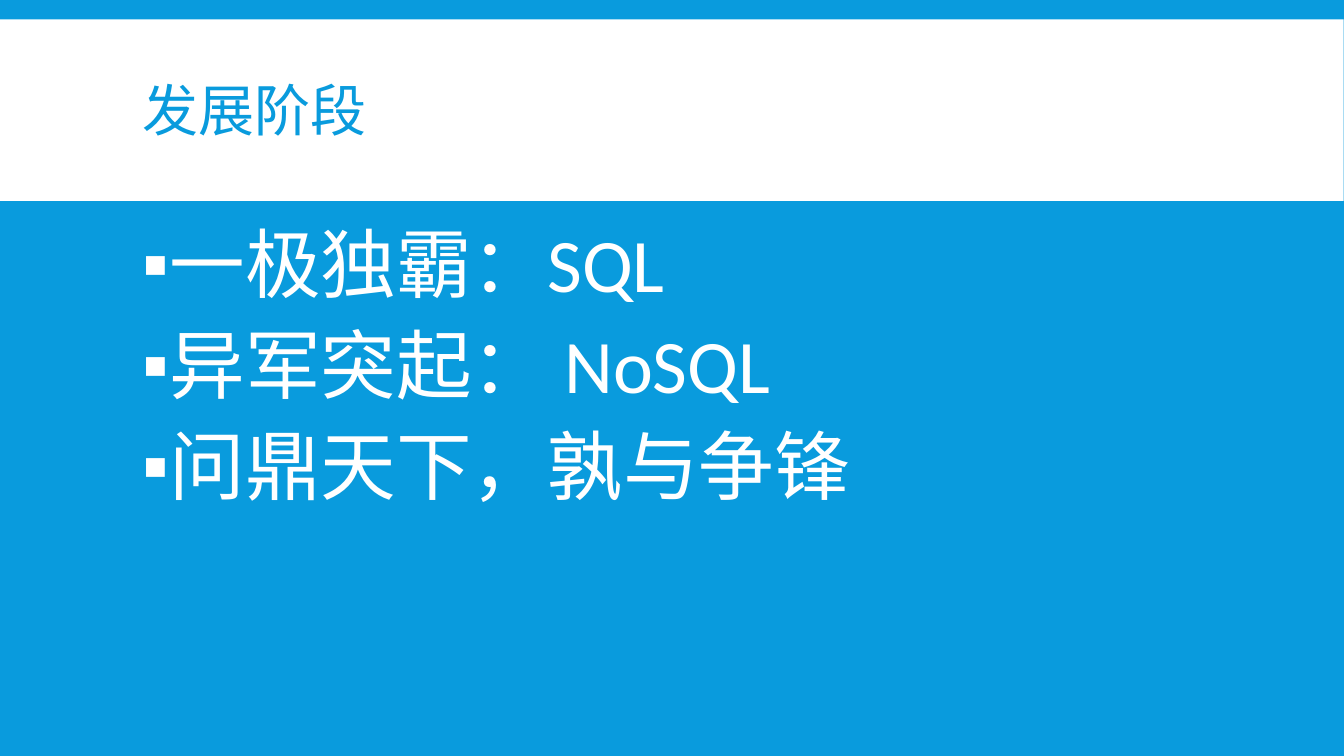
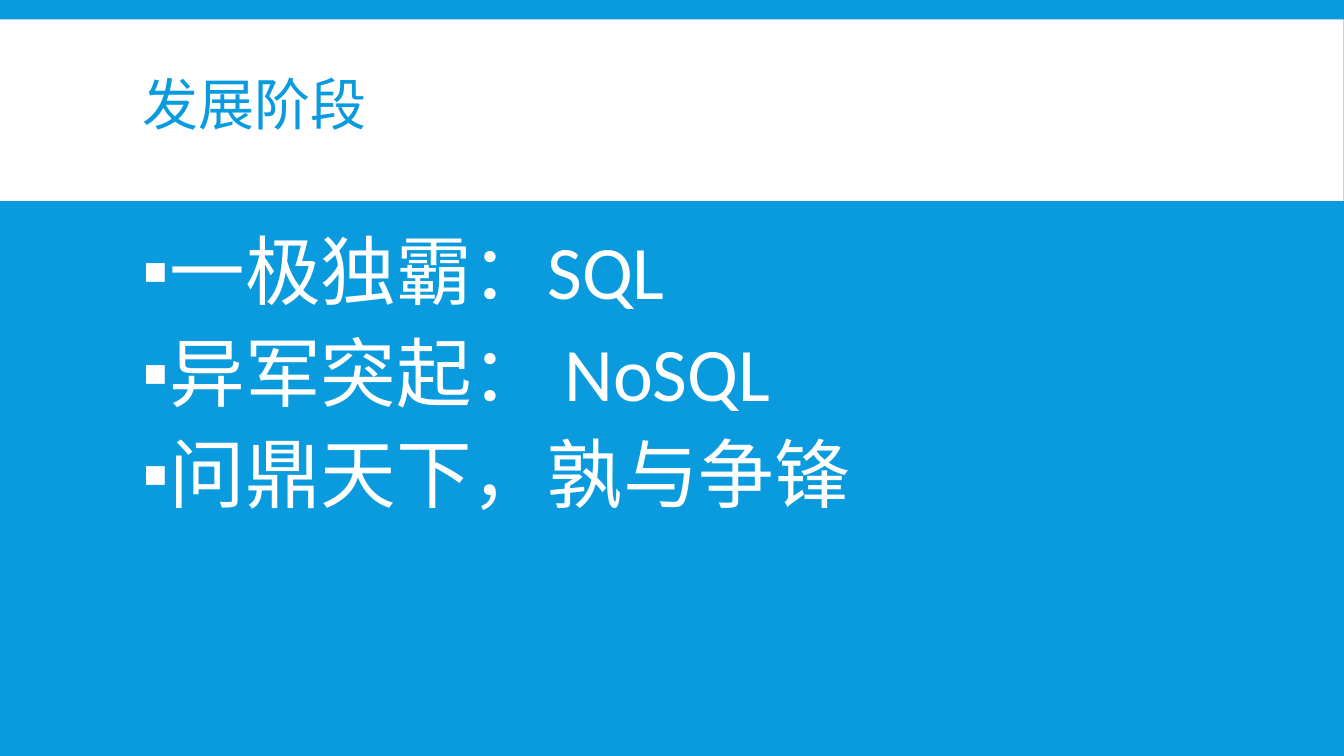
Before and after one commit to b4ubles/PCBNS, a slide deck: slide 4 of doc/NoSQL vs SQL.pptx. Drawn at 1344x756 pixels with LibreOffice and Linux fonts; fonts in the diff are those of the drawing. Boxes give left, top, right and bottom in pixels: in the first picture for what was removed or moved away, otherwise in the second. Text is boxed around its words. In the diff, an @@ line names an element or a change of style, - is before the commit and + after.

```diff
--- a/doc/NoSQL vs SQL.pptx
+++ b/doc/NoSQL vs SQL.pptx
@@ title "发展阶段": place and size @@
-title "发展阶段" at (143, 83, 367, 136)
+title "发展阶段" at (143, 77, 367, 130)
@@ text "一极独霸：SQL": place and size @@
-text "一极独霸：SQL" at (169, 228, 849, 502)
+text "一极独霸：SQL" at (169, 235, 849, 510)
```
Also in this commit, not shown: 7 other slides changed, 1 slide added.
